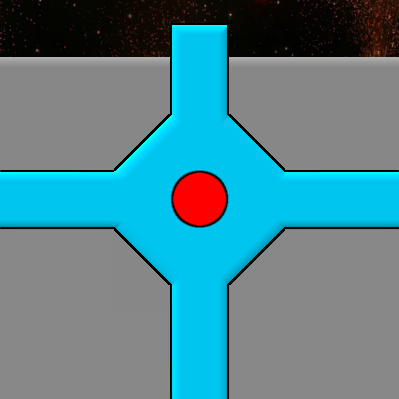
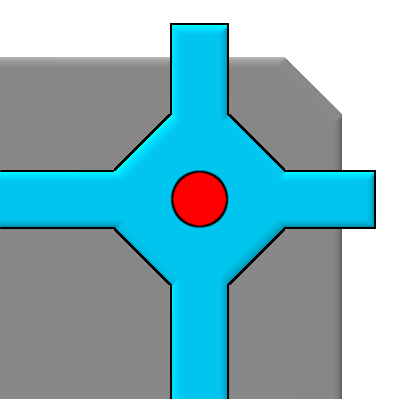
Before/after of a (399, 399) layered artwork. What changed in the layer stack:
hid "Plasma-Right-Long" over [285, 169, 399, 230]
hid "Tile 4" over [57, 57, 399, 399]
added layer "Tile 5" in group "Spaceship-Forms" over [57, 57, 342, 399]
hid "Space-Background" over [0, 0, 399, 399]
